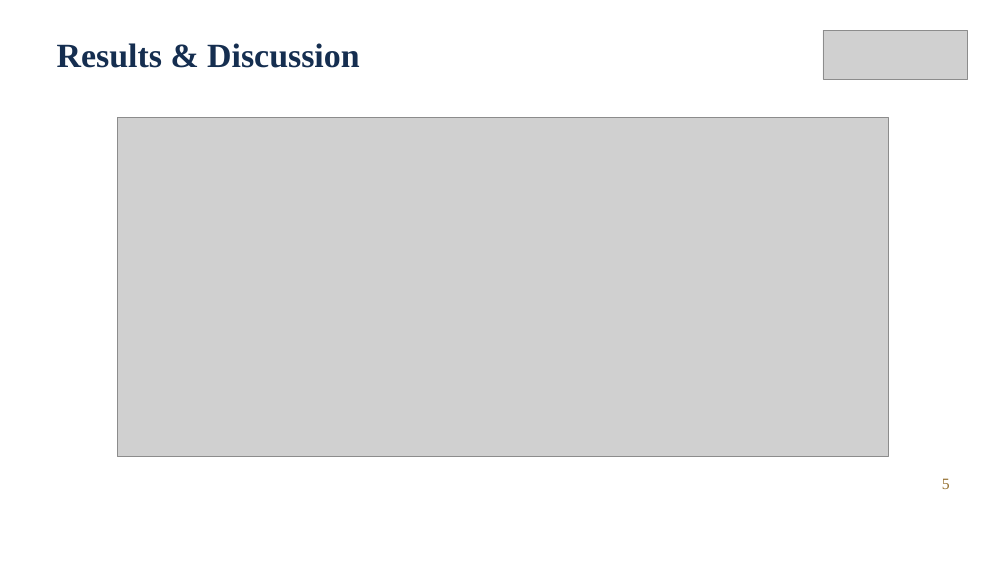
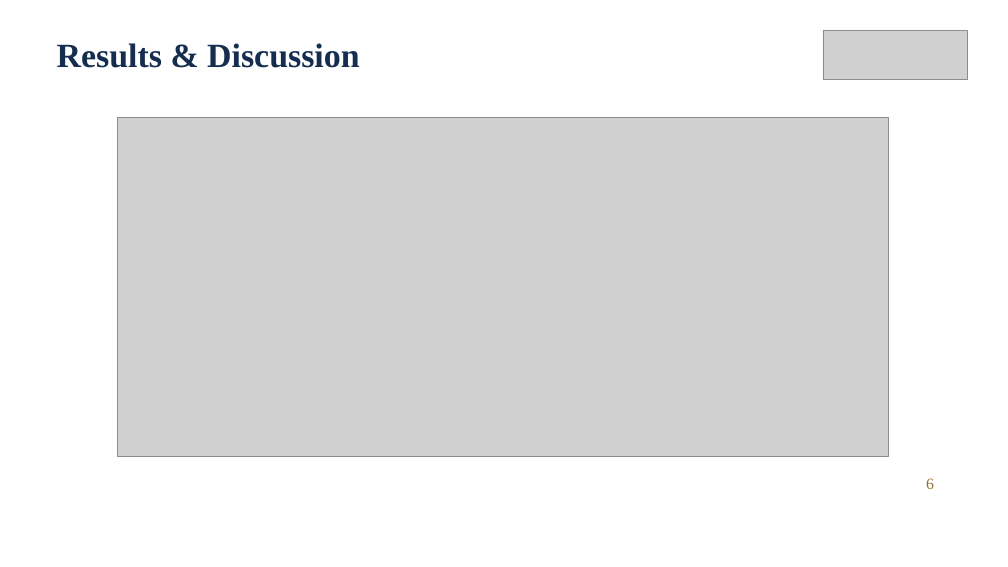
Before and after one commit to prdai/sfia-structured-skill-extraction, a slide deck: slide 6 of talk/deck/ICAC2026_564.pptx (slide 5 before the commit). Drawn at 1008x567 pixels with LibreOffice and Linux fonts; fonts in the diff are those of the drawing; grey boxes stand for pictures; background and template pictures are left out. Boxes give left, top, right and bottom in pixels: in the first picture for what was removed or moved away, otherwise in the second. Text is boxed around its words. In the diff, an @@ line names an element or a change of style, - is before the commit and + after.

```diff
--- a/talk/deck/ICAC2026_564.pptx
+++ b/talk/deck/ICAC2026_564.pptx
@@ text at <box>926,478,934,489</box>: text changed @@
-5
+6
```
Also in this commit, not shown: 3 other slides changed, 1 slide added, 2 other files.
